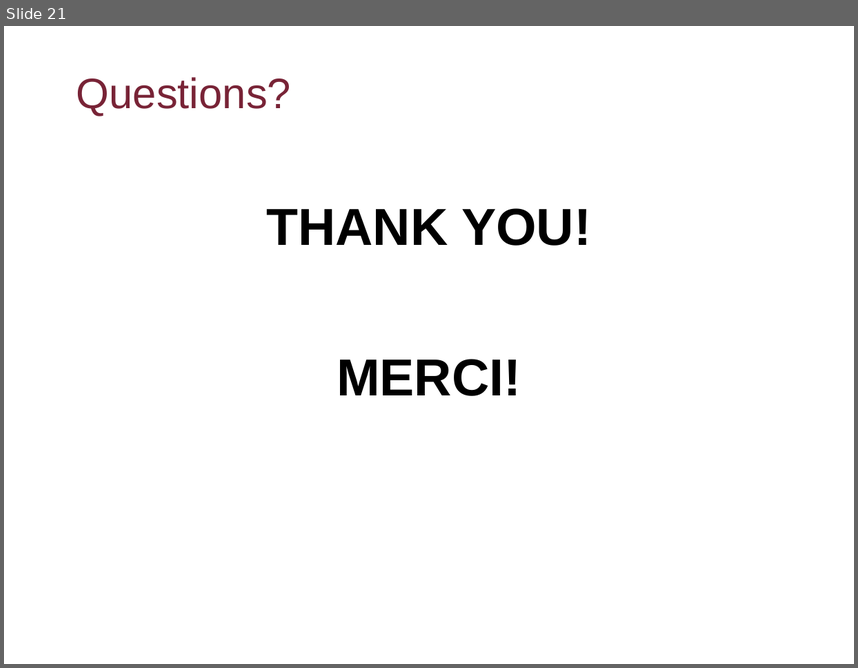
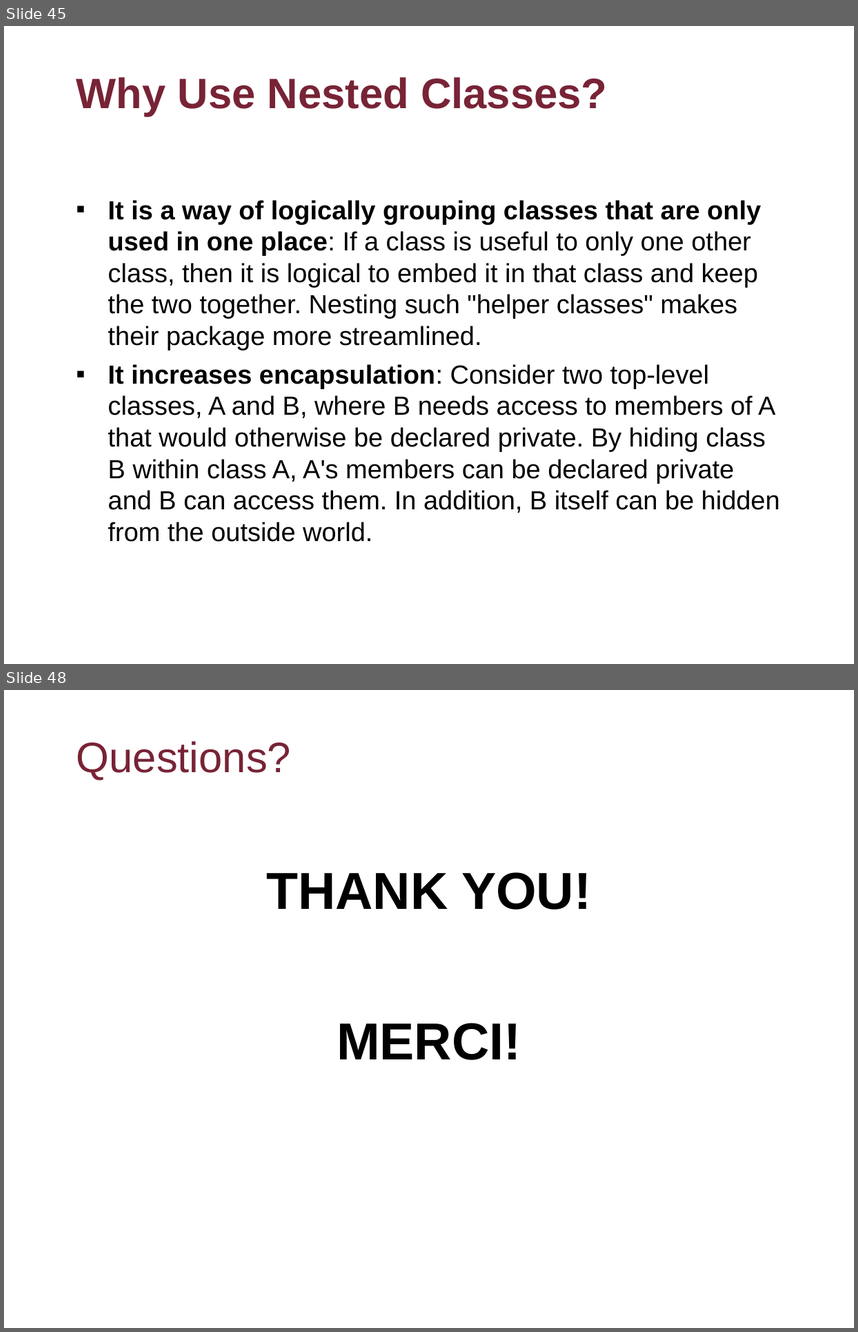
Before and after one commit to flyworker/java-workshop, a slide deck: Advanced Java Workshop-Concordia.ppt. Shown one above the other, each under a label of ours: slide 21 before the commit, slides 45 and 48 after it; the slides between them are not shown. The pictures are 858x668 and 858x1332 pixels, drawn with LibreOffice and Linux fonts; fonts in the diff are those of the drawing; background and template pictures are left out. Boxes give left, top, right and bottom in pixels: in the first picture for what was removed or moved away, otherwise in the second. Text is boxed around its words. In the diff, an @@ line names an element or a change of style, - is before the commit and + after.

```diff
--- a/Advanced Java Workshop-Concordia.ppt
+++ b/Advanced Java Workshop-Concordia.ppt
@@ slide 45 added at [4,26,854,664], background picture (left out) @@
@@ title added at [76,77,607,116], 36 pt, text #782336, bold @@
+Why Use Nested Classes?
@@ text added at [108,200,780,541], 22.2 pt, text #000000 @@
+▪ It is a way of logically grouping classes that are only used in one place: If a class is useful to only one other class, then it is logical to embed it in that class and keep the two together. Nesting such "helper classes" makes their package more streamlined.
+▪ It increases encapsulation: Consider two top-level classes, A and B, where B needs access to members of A that would otherwise be declared private. By hiding class B within class A, A's members can be declared private and B can access them. In addition, B itself can be hidden from the outside world.
@@ what was slide 21 is now slide 48 @@
```
Also in this commit, not shown: 26 other slides added, 8 other files.
